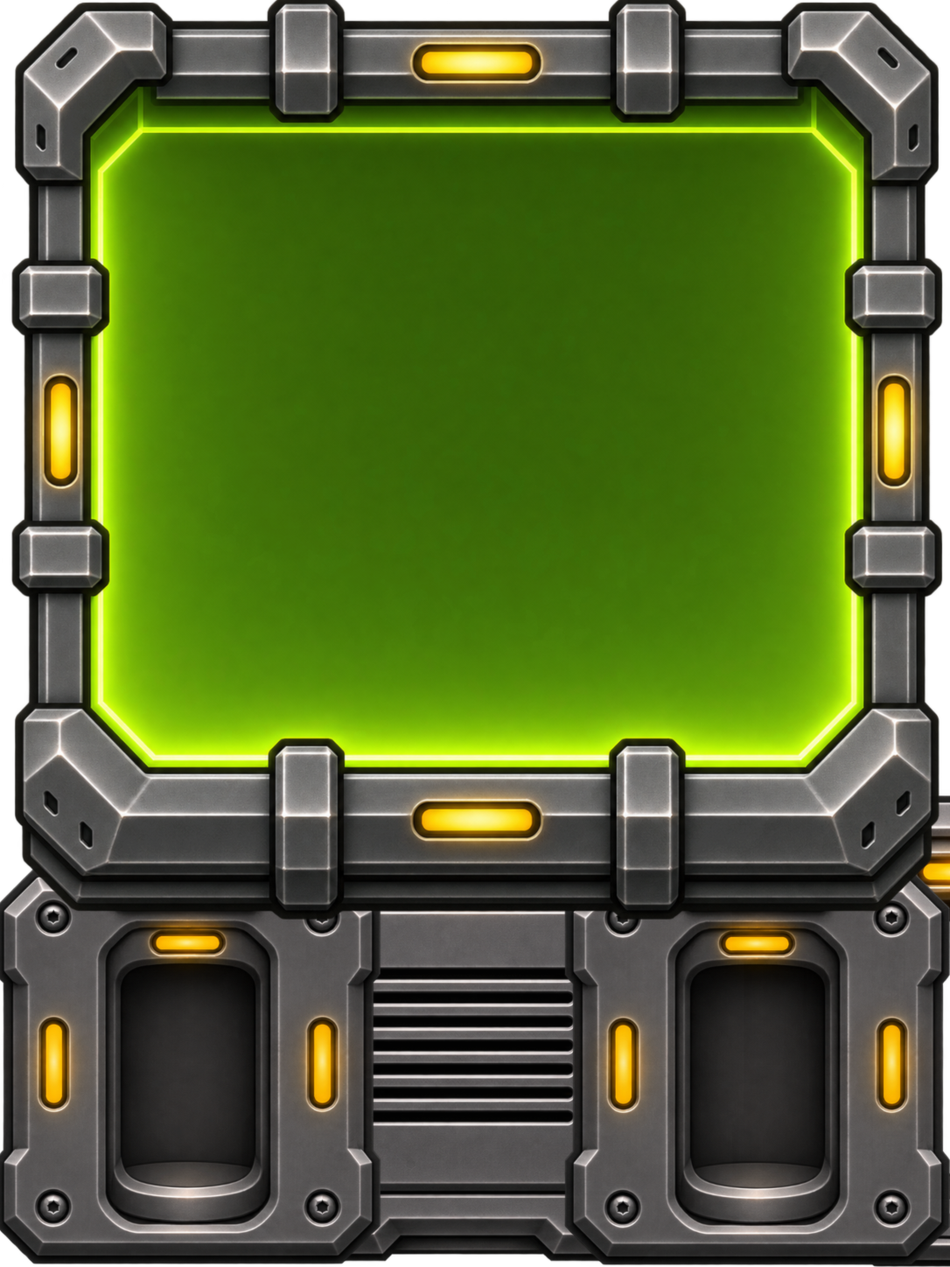
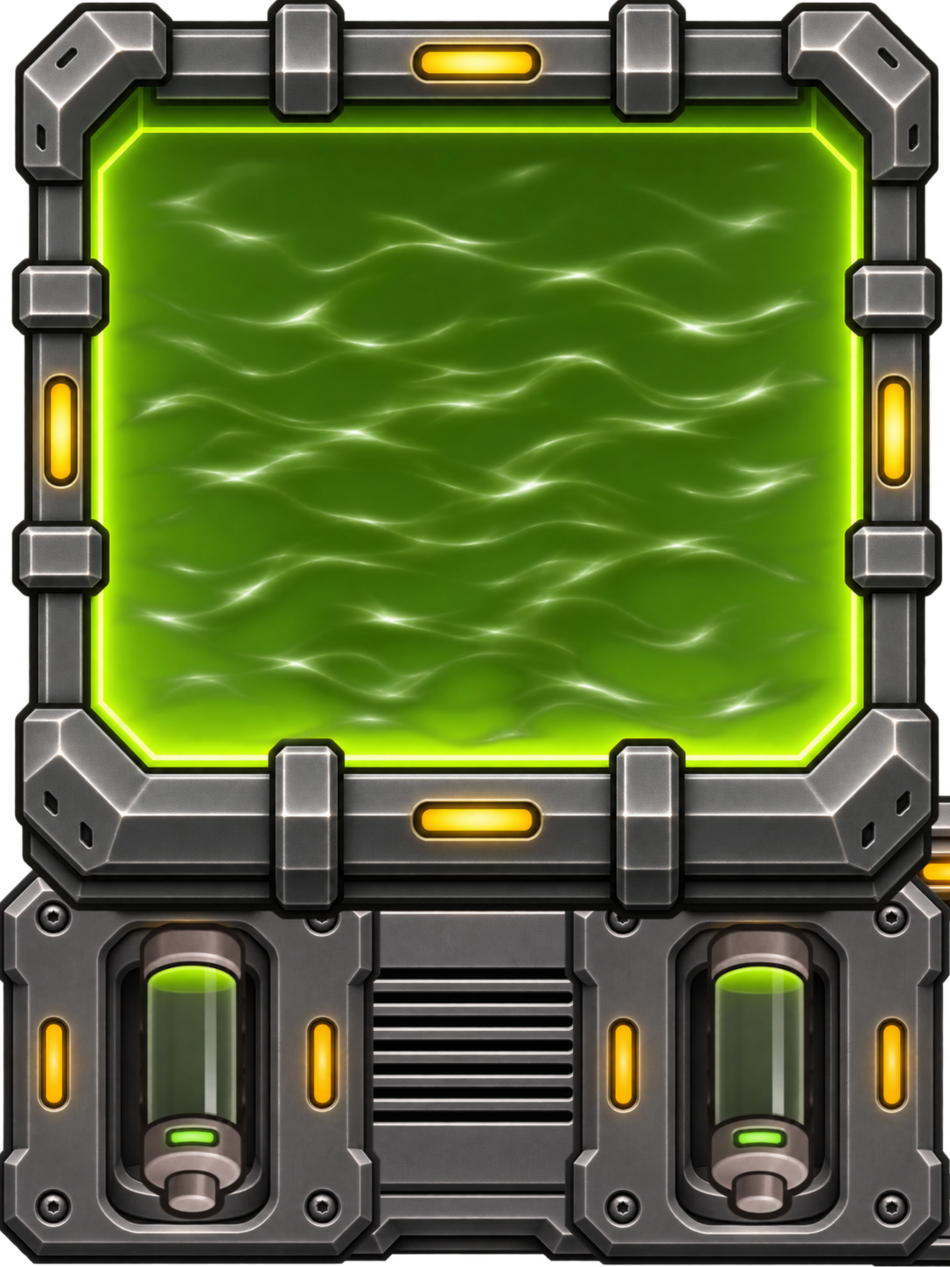
Layer changes from the first 950×1267 image to the second:
showed "Left_07" over (x1=704, y1=922, x2=815, y2=1222)
showed "Right_00" over (x1=136, y1=921, x2=247, y2=1221)
added layer "Pasted Layer #3" above "Pasted Layer #1" over (x1=104, y1=156, x2=850, y2=754)
